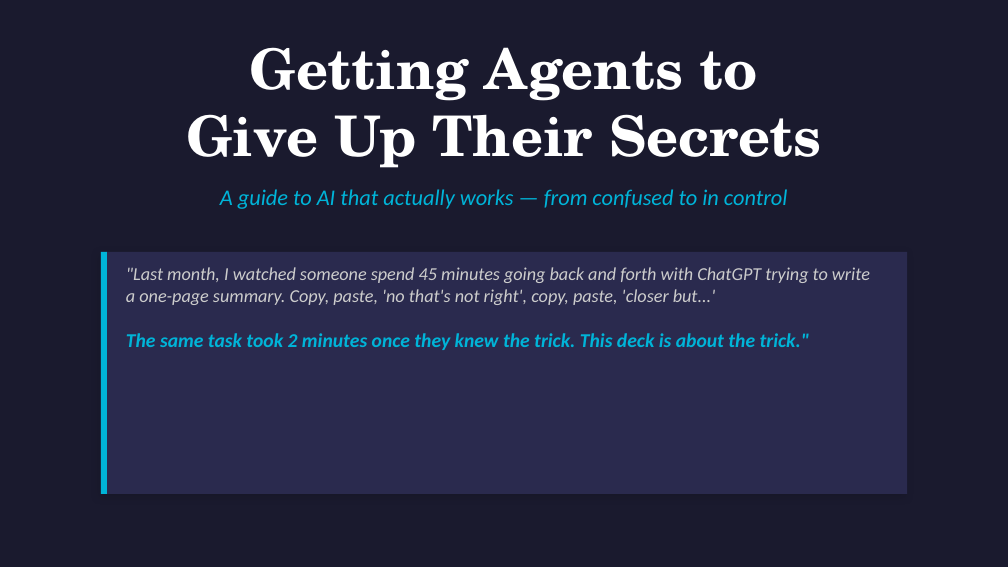
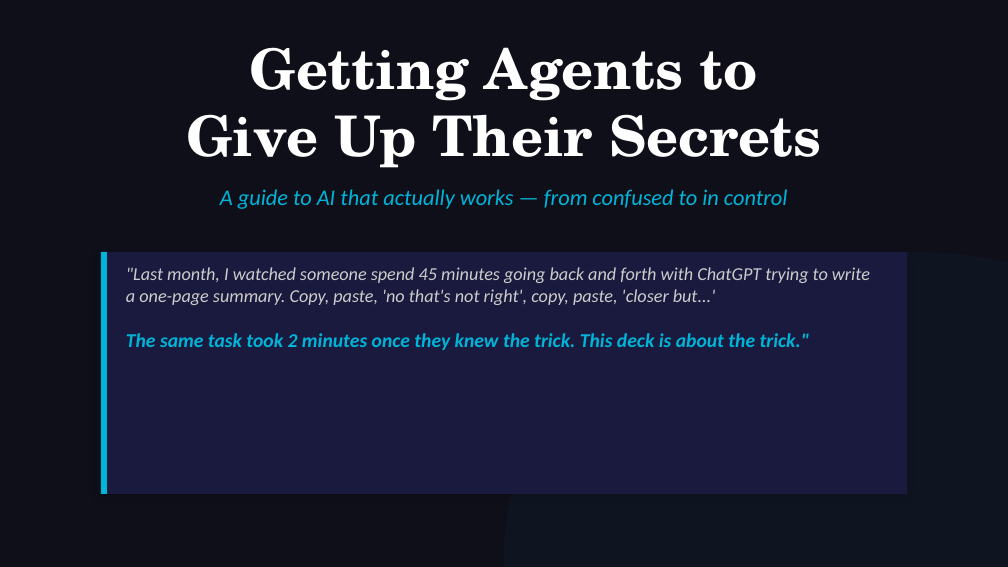
Before and after one commit to michaelengland/ai-best-practices, a slide deck: slide 1 of Getting-Agents-to-Give-Up-Their-Secrets.pptx. Drawn at 1008x567 pixels with LibreOffice and Linux fonts; fonts in the diff are those of the drawing. Boxes give left, top, right and bottom in pixels: in the first picture for what was removed or moved away, otherwise in the second. Text is boxed around its words. In the diff, an @@ line names an element or a change of style, - is before the commit and + after.

```diff
--- a/Getting-Agents-to-Give-Up-Their-Secrets.pptx
+++ b/Getting-Agents-to-Give-Up-Their-Secrets.pptx
@@ background #1A1A2E to #0F0F1A @@
@@ rectangle at bbox=[101, 252, 907, 494]: fill #2A2A4E to #1A1A3E @@
@@ ellipse added at bbox=[504, 252, 1008, 567], fill #00B4D8 at 4% opacity @@
```
Also in this commit, not shown: 46 other slides changed, 1 other file.
